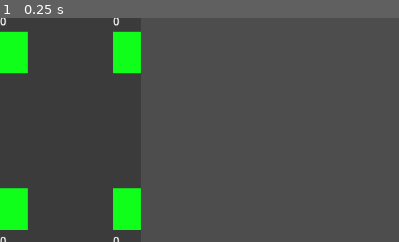
Above: before the commit, frame 1.
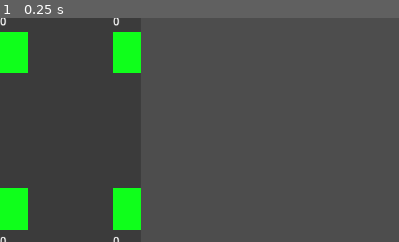
Above: after the commit, the same moment.

Repository: Dechode/Open-Throttle
Game: Godot game, scene res://scenes/drivers/player_driver.tscn
Two runs of this game, one before a commit and one after it. Both use one fixed random seed, a clock stepped at 60 frames per second and the inputs below. This scene is started directly instead of the project's main scene.
Inputs:
- Up to frame 1 (0.25 s): no input
The pictures show only the part of the screen within x 0-50%, y 1-51%; the shares and areas given below are measured in that part.

The runs differ from the first frame. In frame 1, 0.3% of the frame differs, in the area x 0-36%, y 5-95%.
Error in both runs: Invalid access to property or key 'speedo' on a base object of type 'Window'. (res://scenes/gui/gui.gd:14)

Commit message:
Continue work on car setup menu

Diff:
--- a/global/session_manager.gd
+++ b/global/session_manager.gd
@@ -1,14 +1,15 @@
 extends Node
 
-#var car_setup: CarSetup
 var track_path := ""
 var player_car_path := ""
+var player_car_setup: CarParameters
 var time_of_day := 12.00
 var time_multiplier := 10.0
 
+
 # Called when the node enters the scene tree for the first time.
-#func _ready() -> void:
-#	car_setup = CarSetup.new()
+func _ready() -> void:
+	player_car_setup = CarParameters.new()
 
 
 # Called every frame. 'delta' is the elapsed time since the previous frame.
--- a/scenes/drivers/player_driver.tscn
+++ b/scenes/drivers/player_driver.tscn
@@ -1,6 +1,6 @@
-[gd_scene load_steps=3 format=3 uid="uid://du83hxrcubipa"]
+[gd_scene load_steps=3 format=3]
 
-[ext_resource type="PackedScene" uid="uid://bwhvhk6h7f26f" path="res://scenes/camera_system.tscn" id="1"]
+[ext_resource type="PackedScene" uid="uid://bwhvhk6h7f26f" path="res://scenes/camera/camera_system.tscn" id="1"]
 [ext_resource type="PackedScene" uid="uid://dj3nxdbc2e1wv" path="res://scenes/gui/gui.tscn" id="2"]
 
 [node name="Player" type="Node3D"]
--- /dev/null
+++ b/scenes/gui/menus/car_setup_menu.gd
@@ -0,0 +1,63 @@
+extends TabContainer
+
+#var car_setup: CarParameters
+
+
+# Called when the node enters the scene tree for the first time.
+#func _ready() -> void:
+#	car_setup = CarParameters.new()
+
+
+# Called every frame. 'delta' is the elapsed time since the previous frame.
+#func _process(delta: float) -> void:
+#	pass
+
+
+func _on_front_spring_length_changed(value:float):
+	SessionManager.player_car_setup.wheel_params_fl.spring_length = value
+	SessionManager.player_car_setup.wheel_params_fr.spring_length = value
+
+
+func _on_front_spring_rate_changed(value:float):
+	SessionManager.player_car_setup.wheel_params_fl.spring_stiffness = value
+	SessionManager.player_car_setup.wheel_params_fr.spring_stiffness = value
+
+
+func _on_front_bump_rate_changed(value:float):
+	SessionManager.player_car_setup.wheel_params_fl.bump = value
+	SessionManager.player_car_setup.wheel_params_fr.bump = value
+
+
+func _on_front_rebound_rate_changed(value:float):
+	SessionManager.player_car_setup.wheel_params_fl.rebound = value
+	SessionManager.player_car_setup.wheel_params_fr.rebound = value
+
+
+func _on_front_anti_roll_changed(value:float):
+	SessionManager.player_car_setup.wheel_params_fl.anti_roll = value
+	SessionManager.player_car_setup.wheel_params_fr.anti_roll = value
+
+
+func _on_rear_spring_length_changed(value:float):
+	SessionManager.player_car_setup.wheel_params_bl.spring_length = value
+	SessionManager.player_car_setup.wheel_params_br.spring_length = value
+
+
+func _on_rear_spring_rate_changed(value:float):
+	SessionManager.player_car_setup.wheel_params_bl.spring_stiffness = value
+	SessionManager.player_car_setup.wheel_params_br.spring_stiffness = value
+
+
+func _on_rear_bump_rate_changed(value:float):
+	SessionManager.player_car_setup.wheel_params_bl.bump = value
+	SessionManager.player_car_setup.wheel_params_br.bump = value
+
+
+func _on_rear_rebound_rate_changed(value:float):
+	SessionManager.player_car_setup.wheel_params_bl.rebound = value
+	SessionManager.player_car_setup.wheel_params_br.rebound = value
+
+
+func _on_rear_anti_roll_changed(value:float):
+	SessionManager.player_car_setup.wheel_params_bl.anti_roll = value
+	SessionManager.player_car_setup.wheel_params_br.anti_roll = value
--- a/scenes/gui/menus/car_setup_options.gd
+++ /dev/null
@@ -1,57 +0,0 @@
-extends TabContainer
-
-
-# Called when the node enters the scene tree for the first time.
-func _ready() -> void:
-	pass # Replace with function body.
-
-
-# Called every frame. 'delta' is the elapsed time since the previous frame.
-#func _process(delta: float) -> void:
-#	pass
-
-
-func _on_front_spring_length_changed(value:float):
-	SessionManager.car_setup.front_suspension_length = value
-
-
-func _on_front_spring_rate_changed(value:float):
-	SessionManager.car_setup.suspension_spring_rate_fl = value
-	SessionManager.car_setup.suspension_spring_rate_fr = value
-
-
-func _on_front_bump_rate_changed(value:float):
-	SessionManager.car_setup.suspension_bump_rate_fl = value
-	SessionManager.car_setup.suspension_bump_rate_fr = value
-
-
-func _on_front_rebound_rate_changed(value:float):
-	SessionManager.car_setup.suspension_rebound_rate_fl = value
-	SessionManager.car_setup.suspension_rebound_rate_fr = value
-
-
-func _on_front_anti_roll_changed(value:float):
-	SessionManager.car_setup.anti_roll_bar_front = value
-
-
-func _on_rear_spring_length_changed(value:float):
-	SessionManager.car_setup.rear_suspension_length = value
-
-
-func _on_rear_spring_rate_changed(value:float):
-	SessionManager.car_setup.suspension_spring_rate_bl = value
-	SessionManager.car_setup.suspension_spring_rate_br = value
-
-
-func _on_rear_bump_rate_changed(value:float):
-	SessionManager.car_setup.suspension_bump_rate_bl = value
-	SessionManager.car_setup.suspension_bump_rate_br = value
-
-
-func _on_rear_rebound_rate_changed(value:float):
-	SessionManager.car_setup.suspension_rebound_rate_bl = value
-	SessionManager.car_setup.suspension_rebound_rate_br = value
-
-
-func _on_rear_anti_roll_changed(value:float):
-	SessionManager.car_setup.anti_roll_bar_rear = value
